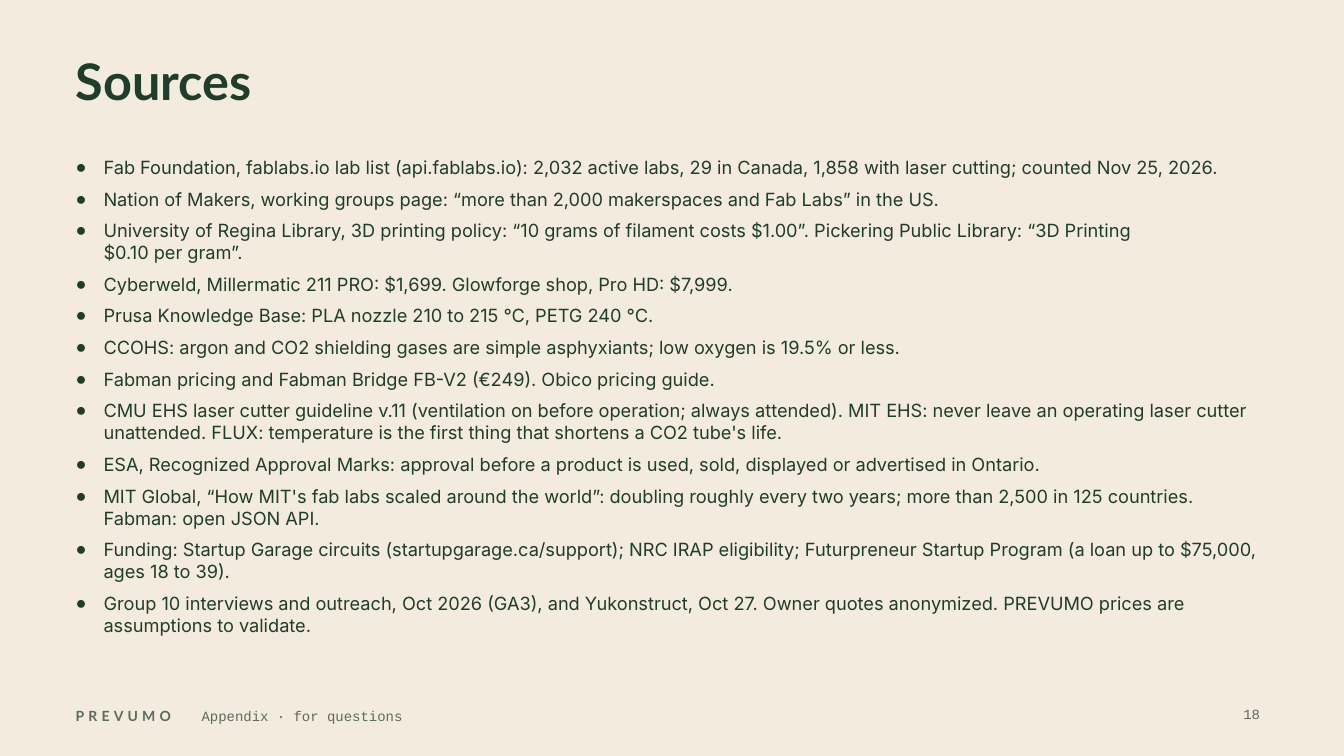
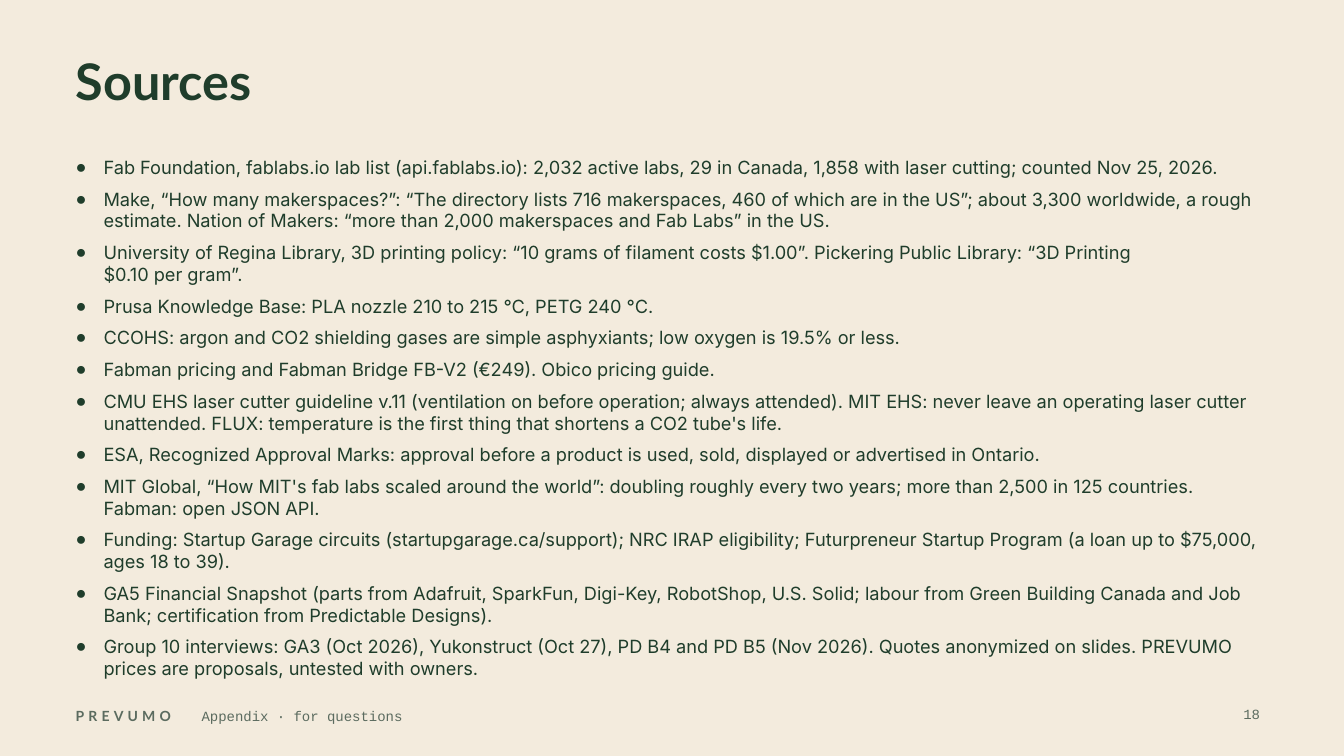
Before and after one commit to WAHB22/wahbs-world, a slide deck: slide 18 of prevumo/deliverables/final/PREVUMO-final.pptx. Drawn at 1344x756 pixels with LibreOffice and Linux fonts; fonts in the diff are those of the drawing. Boxes give left, top, right and bottom in pixels: in the first picture for what was removed or moved away, otherwise in the second. Text is boxed around its words. In the diff, an @@ line names an element or a change of style, - is before the commit and + after.

```diff
--- a/prevumo/deliverables/final/PREVUMO-final.pptx
+++ b/prevumo/deliverables/final/PREVUMO-final.pptx
@@ text at <box>104,192,1251,231</box>: text changed @@
-● Nation of Makers, working groups page: “more than 2,000 makerspaces and Fab Labs” in the US.
+● Make, “How many makerspaces?”: “The directory lists 716 makerspaces, 460 of which are in the US”; about 3,300 worldwide, a rough estimate. Nation of Makers: “more than 2,000 makerspaces and Fab Labs” in the US.
@@ text at <box>104,276,732,295</box>: paragraph removed @@
-● Cyberweld, Millermatic 211 PRO: $1,699. Glowforge shop, Pro HD: $7,999.
@@ text at <box>104,586,1240,657</box>: text changed @@
-● Group 10 interviews and outreach, Oct 2026 (GA3), and Yukonstruct, Oct 27. Owner quotes anonymized. PREVUMO prices are assumptions to validate.
+● GA5 Financial Snapshot (parts from Adafruit, SparkFun, Digi-Key, RobotShop, U.S. Solid; labour from Green Building Canada and Job Bank; certification from Predictable Designs).
+● Group 10 interviews: GA3 (Oct 2026), Yukonstruct (Oct 27), PD B4 and PD B5 (Nov 2026). Quotes anonymized on slides. PREVUMO prices are proposals, untested with owners.
```
Also in this commit, not shown: 6 other slides changed, 3 slides added, 3 slides removed, 11 other files.
